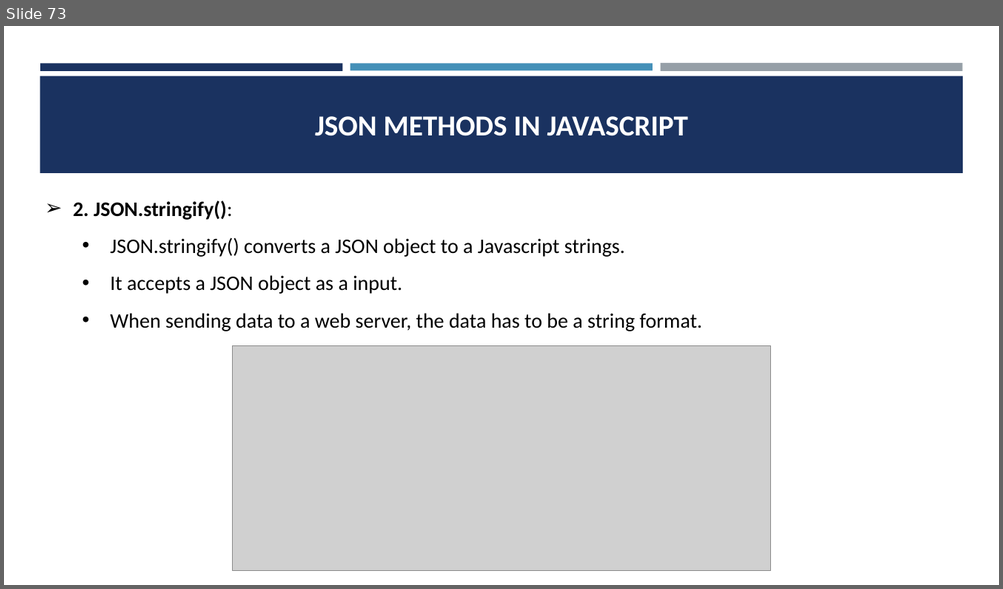
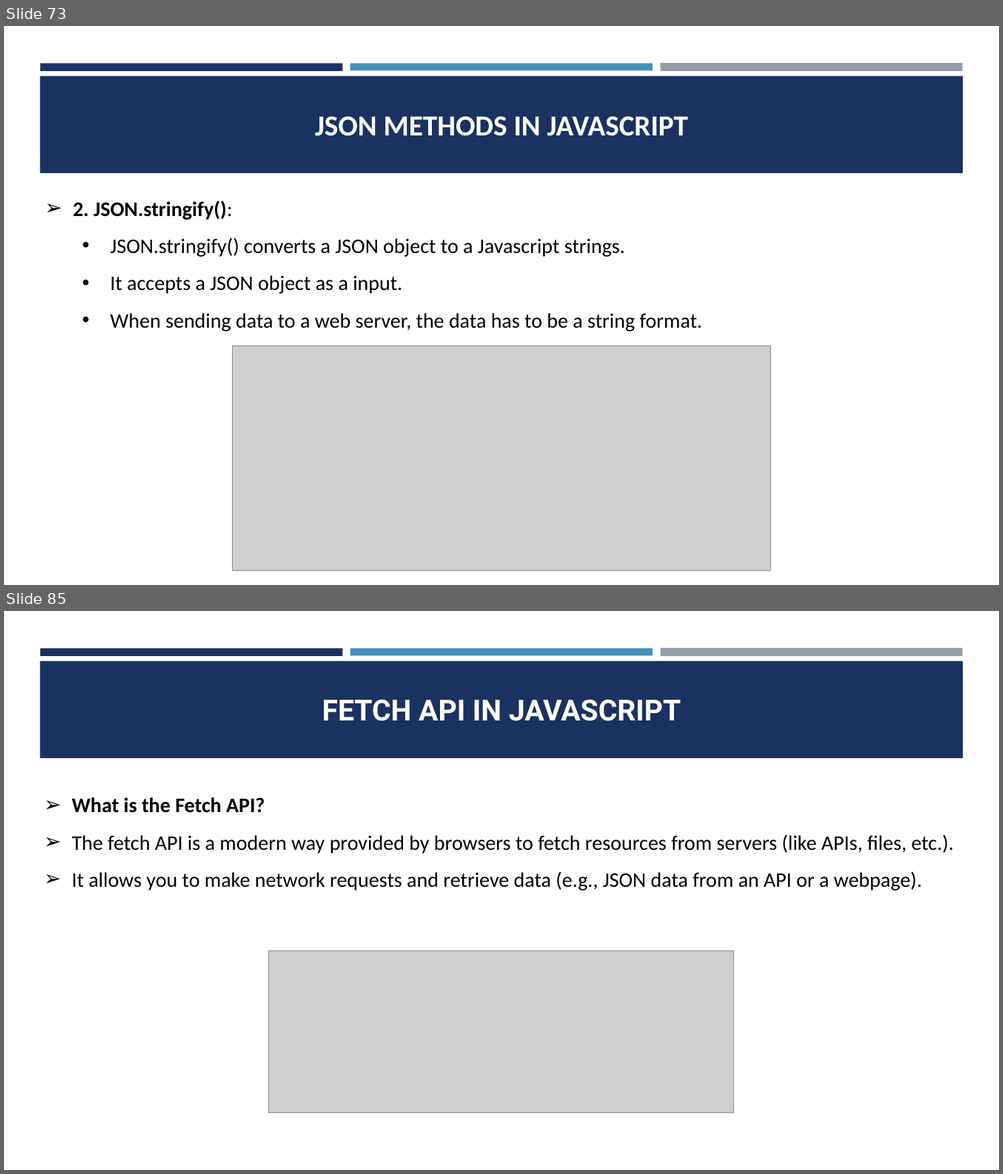
Before and after one commit to CodeCrafterRohit/PEC-Training, a slide deck: JAVASCRIPT/JAVASCRIPT PPT.pptx. Shown one above the other, each under a label of ours: slide 73 before the commit, slides 73 and 85 after it; the slides between them are not shown. The pictures are 1003x589 and 1003x1174 pixels, drawn with LibreOffice and Linux fonts; fonts in the diff are those of the drawing; grey boxes stand for pictures. Boxes give left, top, right and bottom in pixels: in the first picture for what was removed or moved away, otherwise in the second. Text is boxed around its words. In the diff, an @@ line names an element or a change of style, - is before the commit and + after.

```diff
--- a/JAVASCRIPT/JAVASCRIPT PPT.pptx
+++ b/JAVASCRIPT/JAVASCRIPT PPT.pptx
@@ slide 85 added at [4,611,999,1170], background #FFFFFF; not listed: 4 template elements that a slide beside it also shows @@
@@ title added at [322,699,681,721], 28 pt, text #FFFFFF, bold @@
+FETCH API IN JAVASCRIPT
@@ text added at [72,797,953,891], 20 pt, text #000000 @@
+➢ What is the Fetch API?
+➢ The fetch API is a modern way provided by browsers to fetch resources from servers (like APIs, files, etc.).
+➢ It allows you to make network requests and retrieve data (e.g., JSON data from an API or a webpage).
@@ picture added at [269,951,734,1114] @@
```
Also in this commit, not shown: 18 other slides added, 18 other files.
